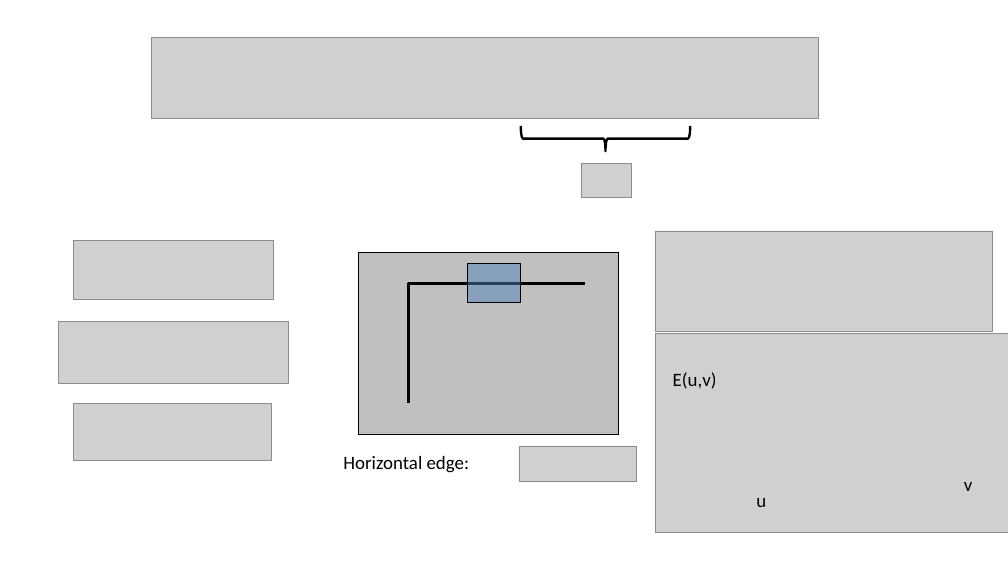
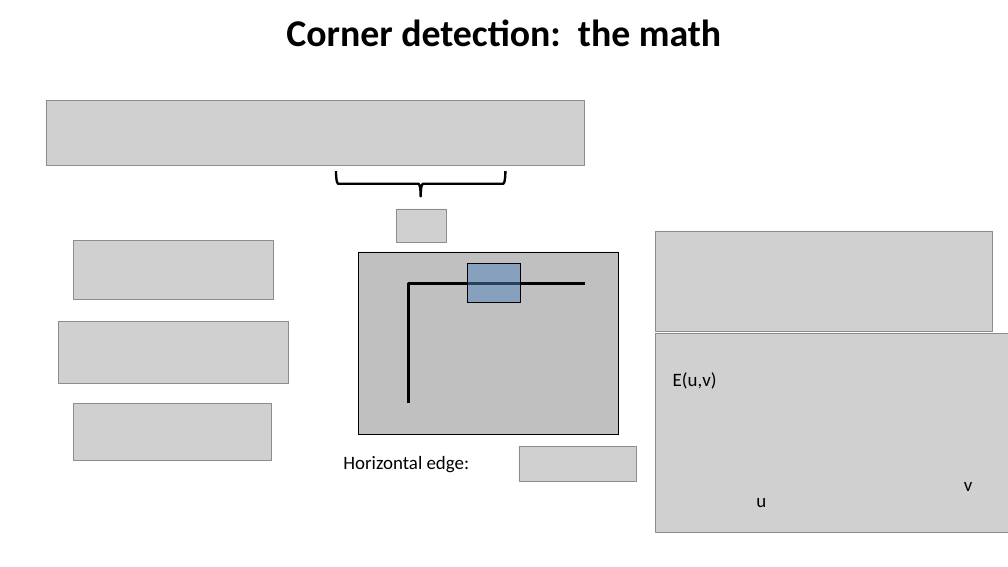
Before and after one commit to YoniChechik/AI_is_Math, a slide deck: slide 15 of c_08_features/features.pptx. Drawn at 1008x567 pixels with LibreOffice and Linux fonts; fonts in the diff are those of the drawing; grey boxes stand for pictures. Boxes give left, top, right and bottom in pixels: in the first picture for what was removed or moved away, otherwise in the second. Text is boxed around its words. In the diff, an @@ line names an element or a change of style, - is before the commit and + after.

```diff
--- a/c_08_features/features.pptx
+++ b/c_08_features/features.pptx
@@ title added at [286,19,721,47], 36 pt, text #000000, bold @@
+Corner detection: the math
@@ picture: place and size @@
-picture at [151,38,819,119]
+picture at [46,100,585,165]
@@ left brace: place and size @@
-left brace at [521,126,690,151]
+left brace at [336,171,506,196]
@@ picture: place and size @@
-picture at [582,164,632,197]
+picture at [396,209,447,242]
```
Also in this commit, not shown: 7 other slides changed, 2 slides added, 8 slides removed, 3 other files.
